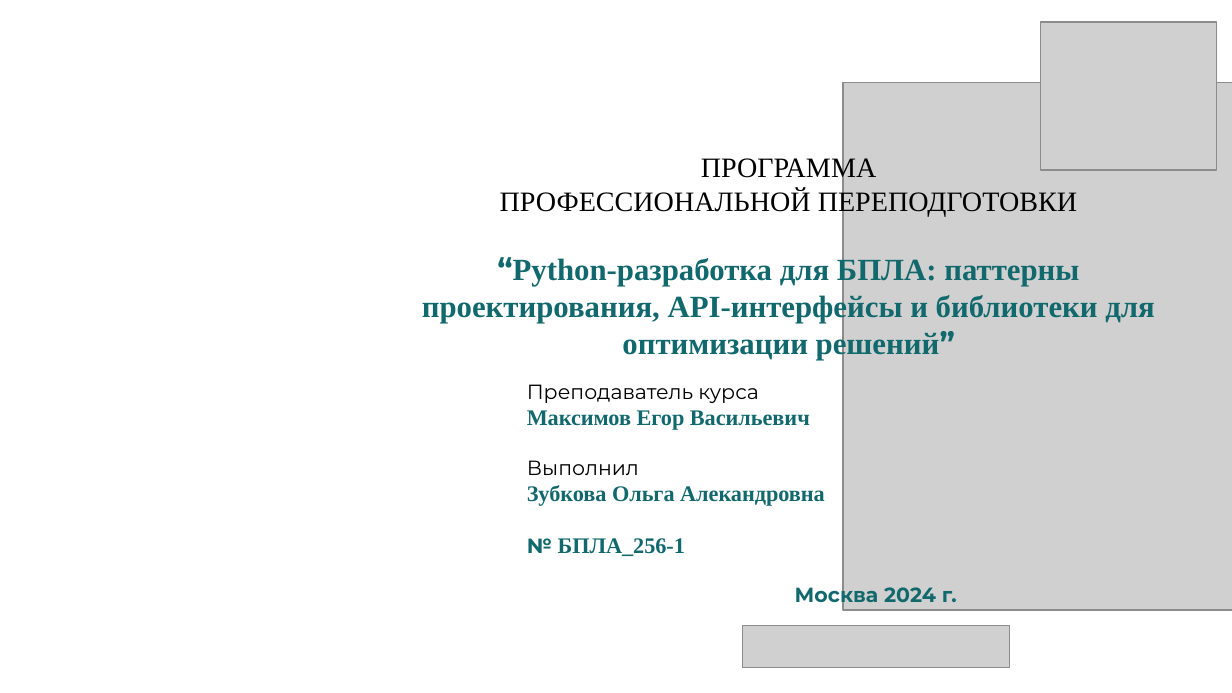
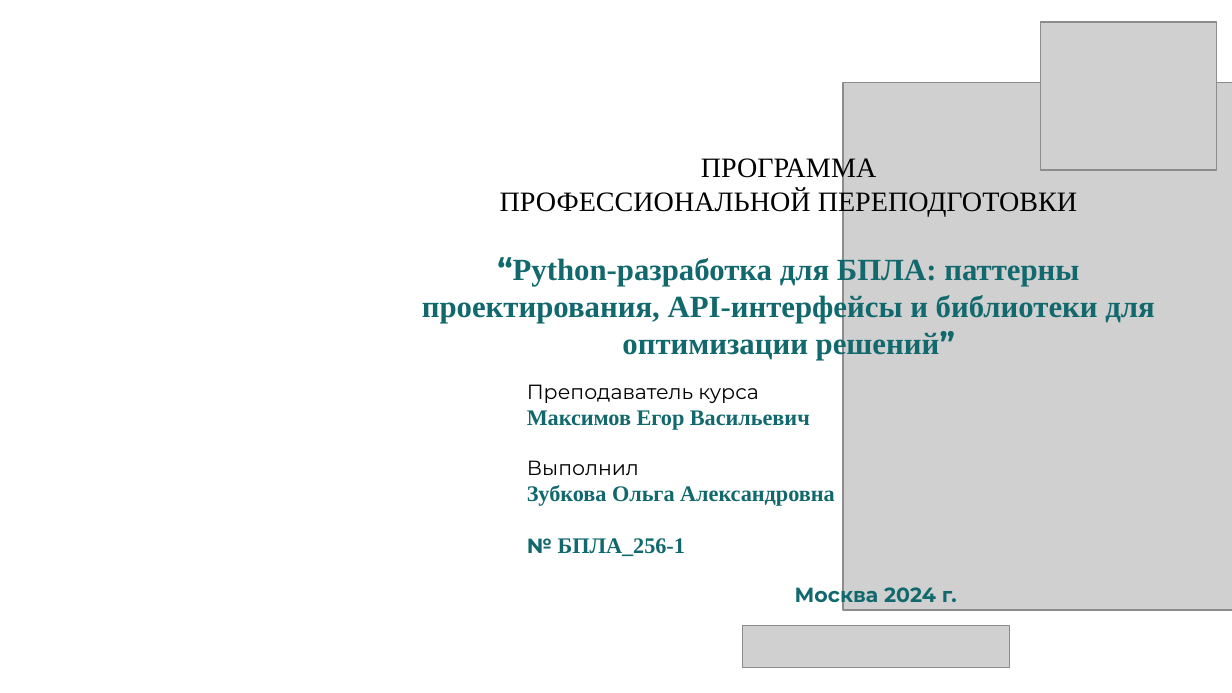
Before and after one commit to OMIzoa/BPLA_final, a slide deck: slide 1 of Python_разработка_для_БПЛА_паттерны_проектирования,_API_интерфейсы+(6).pptx. Drawn at 1232x693 pixels with LibreOffice and Linux fonts; fonts in the diff are those of the drawing; grey boxes stand for pictures. Boxes give left, top, right and bottom in pixels: in the first picture for what was removed or moved away, otherwise in the second. Text is boxed around its words. In the diff, an @@ line names an element or a change of style, - is before the commit and + after.

```diff
--- a/Python_разработка_для_БПЛА_паттерны_проектирования,_API_интерфейсы+(6).pptx
+++ b/Python_разработка_для_БПЛА_паттерны_проектирования,_API_интерфейсы+(6).pptx
@@ subtitle at (527,485,835,506): text changed @@
-Зубкова Ольга Алекандровна
+Зубкова Ольга Александровна
```
Also in this commit, not shown: 1 other slide changed.
